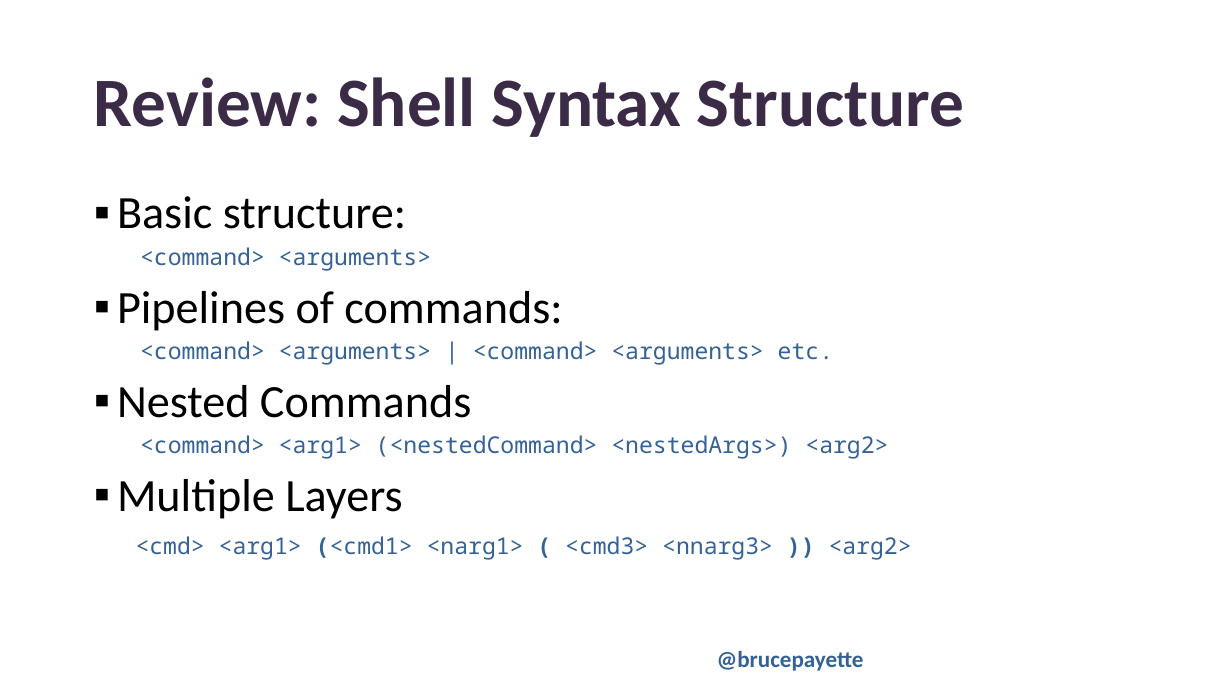
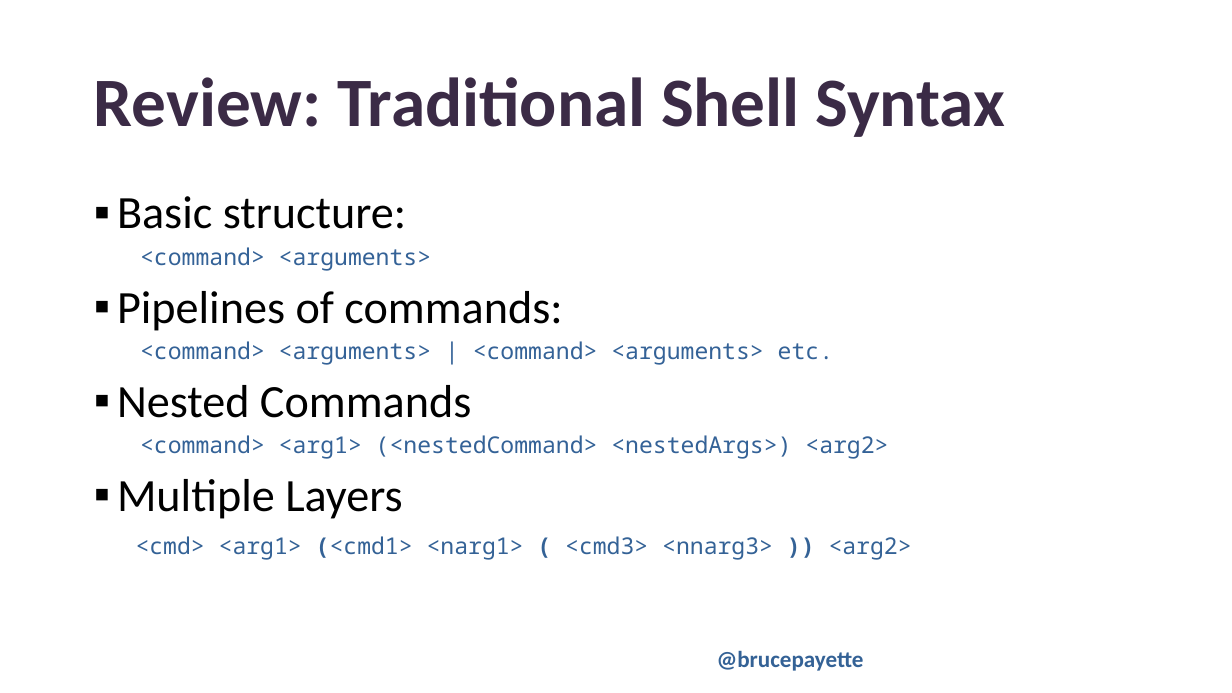
Before and after one commit to BrucePay/BraidLang, a slide deck: slide 6 of PSCONFEU23_payette_braid.pptx. Drawn at 1232x693 pixels with LibreOffice and Linux fonts; fonts in the diff are those of the drawing; background and template pictures are left out. Boxes give left, top, right and bottom in pixels: in the first picture for what was removed or moved away, otherwise in the second. Text is boxed around its words. In the diff, an @@ line names an element or a change of style, - is before the commit and + after.

```diff
--- a/PSCONFEU23_payette_braid.pptx
+++ b/PSCONFEU23_payette_braid.pptx
@@ title at (94, 77, 1005, 137): text changed @@
-Review: Shell Syntax Structure
+Review: Traditional Shell Syntax
```
Also in this commit, not shown: 2 other slides changed.
